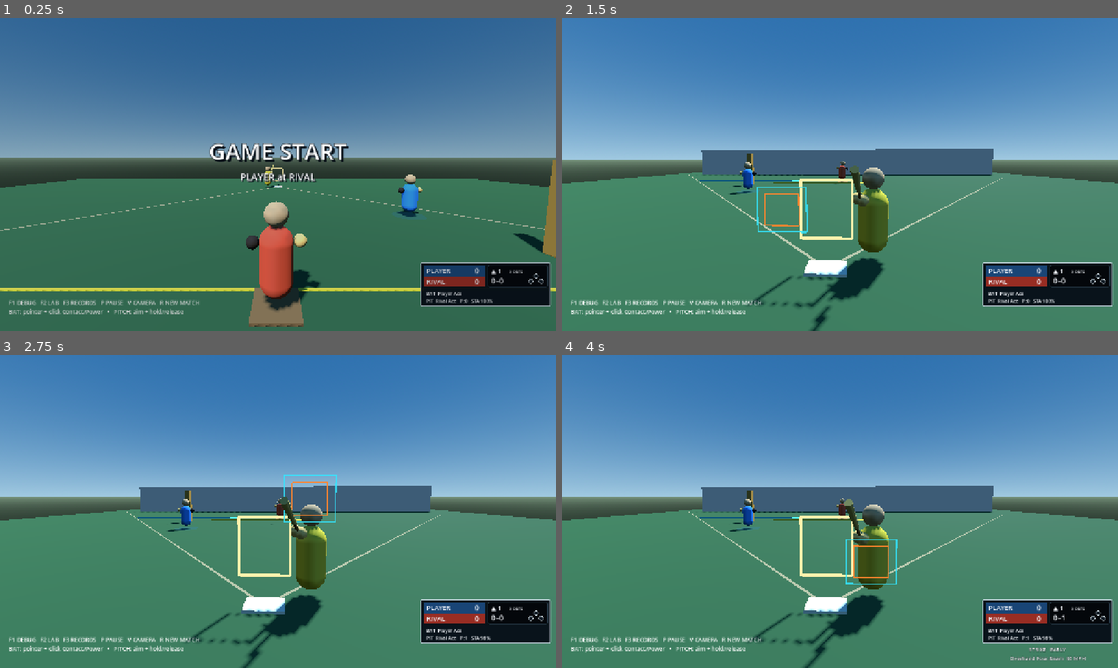
Above: before the commit, frames 1-4 (two rows, left to right).
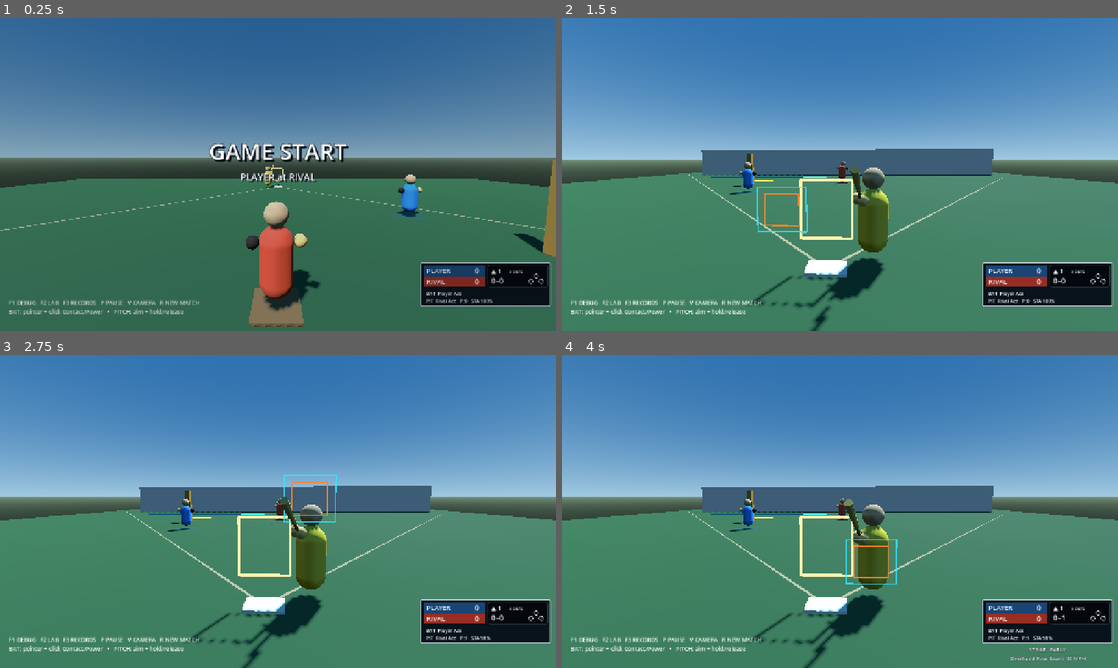
Above: after the commit, the same moments.

Repository: jkz1one/wiffaltro
Game: Godot game, scene res://src/labs/pitch_bat_lab/pitch_bat_lab.tscn
Same seed, same stepped clock (60 frames per second), same inputs: the game is played once before the commit and once after it.
Inputs (mouse positions are in pixels of both pictures, inside the frame that each line leads up to):
- Up to frame 1 (0.25 s): no input
- Up to frame 2 (1.5 s): tap Enter at 0.5 s; move the mouse to (962, 158) at 0.52 s; tap S (bat_aim_down) at 0.6 s; click (962, 158) at 0.67 s; tap Space (match_advance) at 1.25 s; drag from (728, 190) to (812, 237) at 1.27 s
- Up to frame 3 (2.75 s): tap Enter at 2 s; move the mouse to (333, 442) at 2.02 s; tap D (bat_aim_right) at 2.1 s; click (333, 442) at 2.17 s
- Up to frame 4 (4 s): drag from (812, 574) to (673, 464) at 2.77 s; move the mouse to (1006, 558) at 3.52 s; hold Space (match_advance) from 3.53 s (still down); click (1006, 558) at 3.67 s

The runs differ from the first frame. In frame 1, 0.8% of the frame differs, in the area x 0-100%, y 86-88%; in frame 2, 0.2%; in frame 3, 0.2%; in frame 4, 0.2%.

Commit message:
Rebalance starter field scoring lanes

Diff:
--- a/src/content/definitions/field_definition.gd
+++ b/src/content/definitions/field_definition.gd
@@ -13,6 +13,8 @@
 @export var middle_center_anchor_z_m: float = 17.0
 @export var deep_anchor_z_m: float = 19.5
 @export var side_anchor_x_m: float = 5.5
+@export var shallow_center_available: bool = true
+@export var middle_center_available: bool = true
 
 
 func is_fair_point(point: Vector3) -> bool:
@@ -55,3 +57,12 @@
 		"Deep Left",
 	]
 	return names[clampi(index, 0, 8)]
+
+
+func is_fielder_anchor_available(index: int) -> bool:
+	var safe_index: int = clampi(index, 0, 8)
+	if safe_index == 1:
+		return shallow_center_available
+	if safe_index == 4:
+		return middle_center_available
+	return true
--- a/src/content/fields/starter_field.tres
+++ b/src/content/fields/starter_field.tres
@@ -7,8 +7,8 @@
 id = &"field.starter_backyard"
 display_name = "Starter Backyard"
 fair_half_angle_degrees = 42.0
-safe_hit_z_m = 13.3
-deep_air_z_m = 14.9
+safe_hit_z_m = 14.8
+deep_air_z_m = 18.5
 back_wall_z_m = 23.4
 home_run_height_m = 3.25
 dead_ball_z_m = 29.0
@@ -17,3 +17,5 @@
 middle_center_anchor_z_m = 17.0
 deep_anchor_z_m = 19.5
 side_anchor_x_m = 5.5
+shallow_center_available = false
+middle_center_available = false
--- a/src/labs/pitch_bat_lab/match_lab_support.gd
+++ b/src/labs/pitch_bat_lab/match_lab_support.gd
@@ -178,7 +178,11 @@
 	if (lab._pitch_actor != null and lab._pitch_actor.running) or lab._ball_in_play_is_live():
 		lab._status_label.text = "Fielder position is locked during the play."
 		return
-	lab._fielder_anchor_index = clampi(anchor_index, 0, 8)
+	var requested_index: int = clampi(anchor_index, 0, 8)
+	if not lab._field_definition.is_fielder_anchor_available(requested_index):
+		lab._status_label.text = "That center lane is reserved for the Pitcher."
+		return
+	lab._fielder_anchor_index = requested_index
 	if lab._primary_fielder != null:
 		lab._primary_fielder.set_anchor(
 			lab._field_definition.fielder_anchor(lab._fielder_anchor_index)
@@ -235,7 +239,12 @@
 		column = pull_column
 	elif column_roll >= 0.84:
 		column = 2 - pull_column
-	lab._fielder_anchor_index = depth_row * 3 + column
+	var anchor_index: int = depth_row * 3 + column
+	if not lab._field_definition.is_fielder_anchor_available(anchor_index):
+		# Preserve the chosen depth but move toward the Batter's pull side so
+		# opponent defense never stacks directly in the Pitcher's sightline.
+		anchor_index = depth_row * 3 + pull_column
+	lab._fielder_anchor_index = anchor_index
 
 
 static func ai_pitch_choice(
--- a/src/labs/pitch_bat_lab/pitch_bat_lab.gd
+++ b/src/labs/pitch_bat_lab/pitch_bat_lab.gd
@@ -39,6 +39,7 @@
 const BATTED_BALL_TIMEOUT_SECONDS: float = 9.0
 const SETTLED_SPEED_MPS: float = 0.55
 const SETTLED_HOLD_SECONDS: float = 0.65
+const DEFAULT_FIELDER_ANCHOR_INDEX: int = 3
 var _pitch_actor: PitchFlightActor
 var _batted_ball: BattedBallBody
 var _ball_play_resolver: BallPlayResolver
@@ -97,7 +98,7 @@
 var _swing_consumed: bool = false
 var _swing_tracker: SwingContactTracker
 var _pending_swing_miss: ContactResult
-var _fielder_anchor_index: int = 4
+var _fielder_anchor_index: int = DEFAULT_FIELDER_ANCHOR_INDEX
 var _base_preset_index: int = 0
 var _debug_launch_index: int = 0
 var _primary_attempts: int = 0
@@ -792,7 +793,12 @@
 
 
 func _cycle_fielder_anchor() -> void:
-	MatchLabSupport.select_fielder_anchor(self, (_fielder_anchor_index + 1) % 9)
+	var candidate: int = _fielder_anchor_index
+	for _step in range(9):
+		candidate = (candidate + 1) % 9
+		if _field_definition.is_fielder_anchor_available(candidate):
+			MatchLabSupport.select_fielder_anchor(self, candidate)
+			return
 
 
 func _toggle_field_setup() -> void:
@@ -853,7 +859,7 @@
 	_swing_consumed = false
 	_field_setup_active = false
 	_pitching_staff_active = false
-	_fielder_anchor_index = 4
+	_fielder_anchor_index = DEFAULT_FIELDER_ANCHOR_INDEX
 	_base_preset_index = 0
 	_base_state.clear()
 	_primary_fielder.set_anchor(_field_definition.fielder_anchor(_fielder_anchor_index))
@@ -903,7 +909,7 @@
 	_match_suspend_snapshot.clear()
 	if _batter_approach != null:
 		_batter_approach.reset(_match_state.plate_appearance_number)
-	_fielder_anchor_index = 4
+	_fielder_anchor_index = DEFAULT_FIELDER_ANCHOR_INDEX
 	MatchLabSupport.assign_ai_defense_for_half(self)
 	_trajectory_points.clear()
 	if _trajectory_draw != null:
@@ -934,6 +940,8 @@
 func _apply_defensive_assignment() -> void:
 	if not _match_mode or _match_state == null:
 		return
+	if not _field_definition.is_fielder_anchor_available(_fielder_anchor_index):
+		_fielder_anchor_index = DEFAULT_FIELDER_ANCHOR_INDEX
 	var fielder_state: PlayerMatchState = _match_state.fielder()
 	if fielder_state != null and _primary_fielder != null:
 		_primary_fielder.configure_player(fielder_state.definition)
--- a/src/labs/pitch_bat_lab/pitch_bat_lab_presentation.gd
+++ b/src/labs/pitch_bat_lab/pitch_bat_lab_presentation.gd
@@ -788,7 +788,11 @@
 		var anchor_button: Button = Button.new()
 		anchor_button.custom_minimum_size = Vector2(112.0, 38.0)
 		anchor_button.focus_mode = Control.FOCUS_NONE
-		anchor_button.text = lab._field_definition.fielder_anchor_name(anchor_index)
+		anchor_button.text = (
+			lab._field_definition.fielder_anchor_name(anchor_index)
+			if lab._field_definition.is_fielder_anchor_available(anchor_index)
+			else "PITCHER LANE"
+		)
 		anchor_button.set_meta(&"anchor_index", anchor_index)
 		anchor_button.pressed.connect(lab._select_fielder_anchor.bind(anchor_index))
 		grid.add_child(anchor_button)
@@ -825,6 +829,7 @@
 		var anchor_index: int = int(button.get_meta(&"anchor_index", -1))
 		button.disabled = (
 			not MatchLabSupport.can_edit_pitch_plan(lab)
+			or not lab._field_definition.is_fielder_anchor_available(anchor_index)
 			or anchor_index == lab._fielder_anchor_index
 		)
 
--- a/src/tests/core_regression_test.gd
+++ b/src/tests/core_regression_test.gd
@@ -699,6 +699,12 @@
 		and lab._status_label.text == "Resume marker",
 		"leaving Mechanics Lab should restore the same match and pre-Pitch plan"
 	)
+	lab._fielder_anchor_index = 4
+	lab._apply_defensive_assignment()
+	_check(
+		lab._fielder_anchor_index == PitchBatLab.DEFAULT_FIELDER_ANCHOR_INDEX,
+		"restoring an obsolete center-lane assignment should fall back to a legal anchor"
+	)
 	original_match.begin_pitch()
 	PitchBatLabFeelSupport.toggle_match_mode(lab)
 	_check(
@@ -933,11 +939,13 @@
 	_check(match_state.bases.first != &"", "walk should place the batter on first")
 
 func _test_defensive_separation() -> void:
-	var field: FieldDefinition = FieldDefinition.new()
+	var field: FieldDefinition = ContentDB.get_field(&"field.starter_backyard")
 	var mound: Vector3 = Vector3(0.0, 0.0, 13.716)
 	_check(
-		field.fielder_anchor(4).distance_to(mound) >= 2.5,
-		"Middle Center must not overlap the Pitcher at the mound"
+		not field.is_fielder_anchor_available(1)
+		and not field.is_fielder_anchor_available(4)
+		and field.fielder_anchor(3).distance_to(mound) >= 5.0,
+		"shallow/middle center must be unavailable and the default side anchor must clear the Pitcher"
 	)
 	var team: TeamMatchState = _make_team("Defense")
 	team.fielder_index = 2
--- a/src/tests/playability_regression_test.gd
+++ b/src/tests/playability_regression_test.gd
@@ -53,15 +53,17 @@
 	resolver.record_ground_contact(Vector3(0.0, 0.0, 6.0))
 	resolver.record_clean_control(&"pitcher", Vector3(0.0, 0.4, 13.25), false, true)
 	check.call(
-		field.safe_hit_z_m > PitchBatLab.MOUND_ORIGIN.z - PitcherDefense.REACTION_RADIUS_M
-		and field.safe_hit_z_m < PitchBatLab.MOUND_ORIGIN.z
-		and field.deep_air_z_m - field.safe_hit_z_m >= 1.5
+		field.safe_hit_z_m
+		> PitchBatLab.MOUND_ORIGIN.z + PitcherDefense.REACTION_RADIUS_M
+		and field.deep_air_z_m - field.safe_hit_z_m >= 3.5
+		and field.back_wall_z_m - field.deep_air_z_m >= 4.5
 		and PitcherDefense.can_attempt(
-			Vector3(0.0, 0.7, field.safe_hit_z_m - 0.05), PitchBatLab.MOUND_ORIGIN
+			PitchBatLab.MOUND_ORIGIN + Vector3(0.0, 0.7, 0.55),
+			PitchBatLab.MOUND_ORIGIN
 		)
 		and outcomes.size() == 1
 		and outcomes[0].result == BallPlayOutcome.Result.OUT,
-		"the closer singles line should preserve a small Pitcher ground-Out window"
+		"the scoring planes should leave distinct Single/Deep zones and a Pitcher ground-Out window"
 	)
 
 	var stopped: BallPlayResolver = BallPlayResolver.new()
@@ -85,6 +87,13 @@
 		and field.fielder_anchor_name(6) == "Deep Right"
 		and field.fielder_anchor(8).x > field.fielder_anchor(6).x,
 		"field labels should match the player-facing left/right view"
+	)
+	var starter_field: FieldDefinition = ContentDB.get_field(&"field.starter_backyard")
+	check.call(
+		not starter_field.is_fielder_anchor_available(1)
+		and not starter_field.is_fielder_anchor_available(4)
+		and starter_field.is_fielder_anchor_available(7),
+		"the starter field should reserve the shallow/middle center Pitcher sightline"
 	)
 	check.call(
 		PitcherDefense.REACTION_RADIUS_M <= 0.65,
@@ -106,6 +115,29 @@
 	check.call(
 		crossing != Vector3.INF and miss == Vector3.INF,
 		"Pitcher defense should catch swept comebackers without expanding its radius"
+	)
+	var field: FieldDefinition = ContentDB.get_field(&"field.starter_backyard")
+	var resolver: BallPlayResolver = BallPlayResolver.new()
+	var outcomes: Array[BallPlayOutcome] = []
+	resolver.play_resolved.connect(
+		func(outcome: BallPlayOutcome) -> void: outcomes.append(outcome)
+	)
+	resolver.start_play(field)
+	resolver.record_ground_contact(mound + Vector3(0.0, 0.0, -1.0))
+	var fielding_outcome: FieldingResolver.Outcome = PitcherDefense.resolve(
+		crossing,
+		Vector3(0.0, 0.0, 12.0),
+		mound,
+		true,
+		8
+	)
+	if fielding_outcome == FieldingResolver.Outcome.CLEAN:
+		resolver.record_clean_control(&"pitcher", crossing, false, true)
+	check.call(
+		fielding_outcome == FieldingResolver.Outcome.CLEAN
+		and outcomes.size() == 1
+		and outcomes[0].result == BallPlayOutcome.Result.OUT,
+		"a fieldable moving comebacker should resolve through Pitcher defense as an Out"
 	)
 
 static func _test_defender_territory(check: Callable) -> void:
Not shown, changed: docs/IMPLEMENTATION_STATUS.md
Not shown, changed: docs/PITCH_BAT_LAB_TEST.md
Not shown, changed: docs/SOURCE_OF_TRUTH.md
Not shown, changed: docs/TECHNICAL_PREPRODUCTION.md
